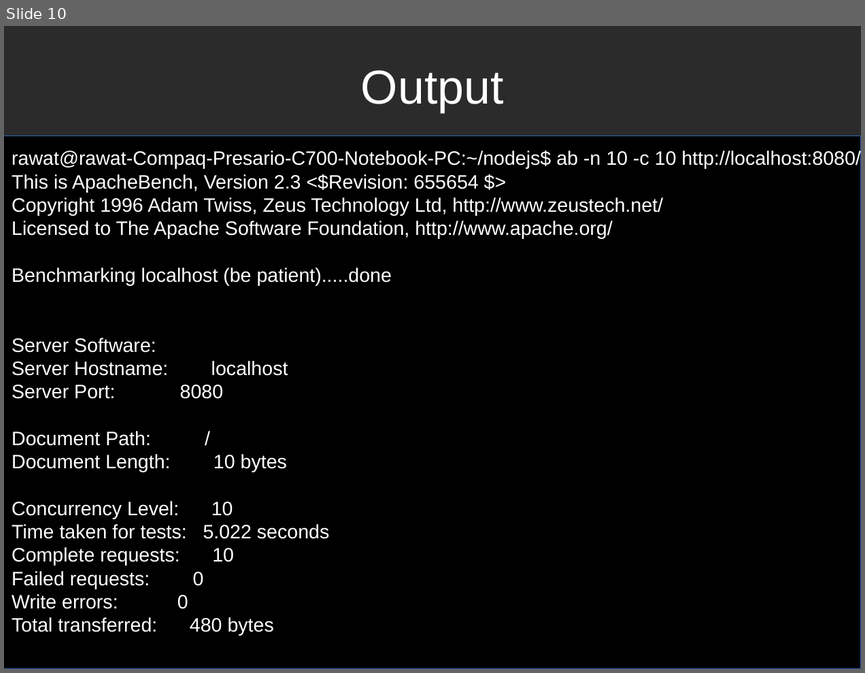
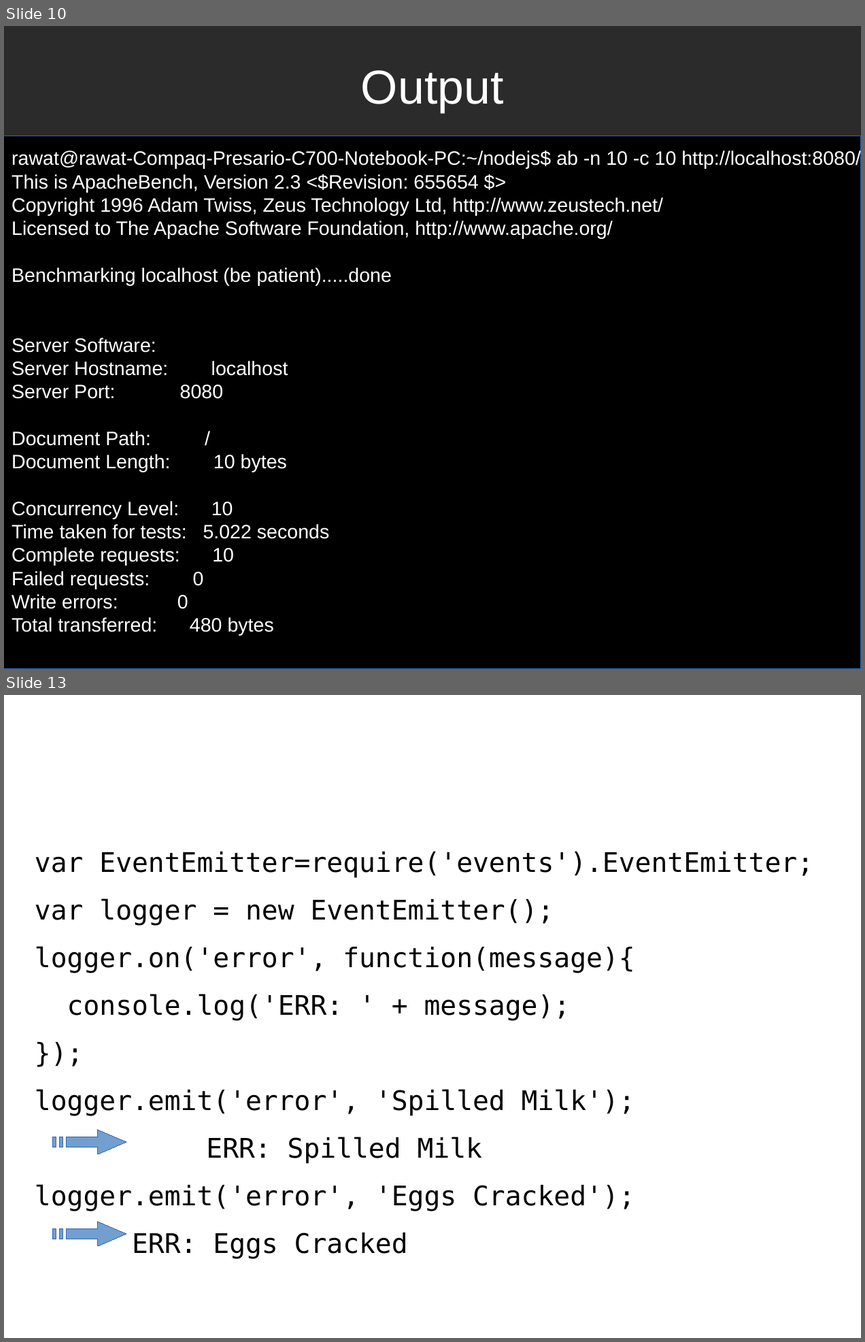
Before and after one commit to pkrawat1/nodejs, a slide deck: josh_talk.odp. Shown one above the other, each under a label of ours: slide 10 before the commit, slides 10 and 13 after it; the slides between them are not shown. The pictures are 865x673 and 865x1342 pixels, drawn with LibreOffice and Linux fonts; fonts in the diff are those of the drawing; background and template pictures are left out; a plain dark background stands for a picture behind light text. Boxes give left, top, right and bottom in pixels: in the first picture for what was removed or moved away, otherwise in the second. Text is boxed around its words. In the diff, an @@ line names an element or a change of style, - is before the commit and + after.

```diff
--- a/josh_talk.odp
+++ b/josh_talk.odp
@@ slide 13 added at (x1=4, y1=695, x2=861, y2=1338), background picture (left out) @@
@@ title added at (x1=47, y1=721, x2=818, y2=787), 44 pt, text #FFFFFF @@
+CUSTOM EVENT EMITTERS
@@ text added at (x1=35, y1=851, x2=813, y2=1259), 25 pt, text #000000 @@
+var EventEmitter=require('events').EventEmitter;
+var logger = new EventEmitter();
+logger.on('error', function(message){
+console.log('ERR: ' + message);
+});
+logger.emit('error', 'Spilled Milk');
+ERR: Spilled Milk
+logger.emit('error', 'Eggs Cracked');
+ERR: Eggs Cracked
@@ freeform shape added at (x1=53, y1=1130, x2=126, y2=1154), fill #729FCF, outline #3465AF 0 pt @@
@@ freeform shape added at (x1=53, y1=1221, x2=126, y2=1246), fill #729FCF, outline #3465AF 0 pt @@
```
Also in this commit, not shown: 13 other slides added, 1 slide removed, 2 other files.
